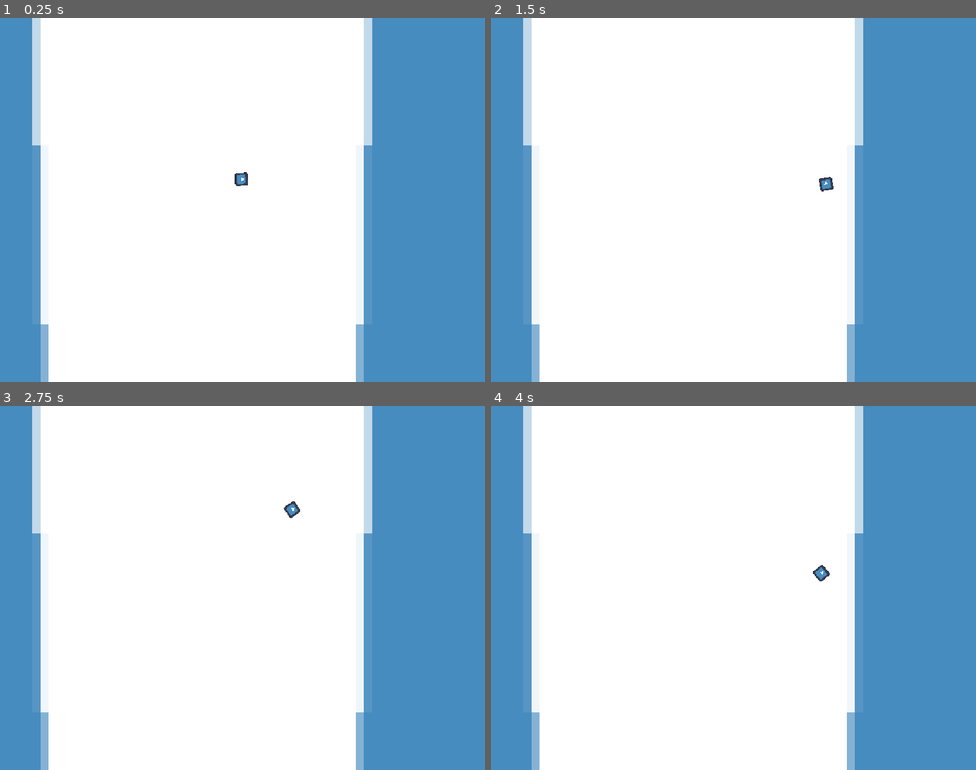
Above: before the commit, frames 1-4 (two rows, left to right).
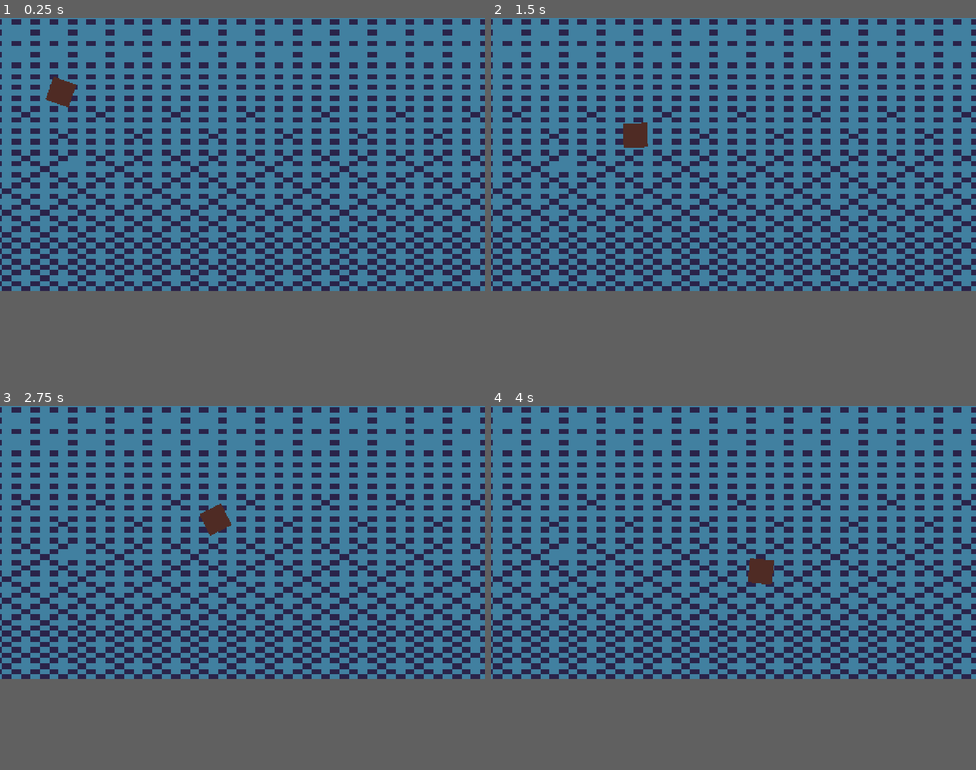
Above: after the commit, the same moments.

Repository: Joey451-OG/5499-Project-1
Game: Godot game, scene res://Scenes/main.tscn
Two runs of this game, one before a commit and one after it. Both use one fixed random seed, a clock stepped at 60 frames per second and the inputs below. The engine's default icon, where the game draws it, is replaced by a stand-in: a white triangle on a blue panel in a dark square.
Inputs (mouse positions are in pixels of both pictures, inside the frame that each line leads up to):
- Up to frame 1 (0.25 s): no input
- Up to frame 2 (1.5 s): move the mouse to (840, 181) at 0.52 s; hold Space (swim) 0.53-1.28 s; move the mouse to (636, 218) at 1.27 s; tap Space (swim) at 1.35 s
- Up to frame 3 (2.75 s): move the mouse to (291, 507) at 2.02 s; hold Space (swim) from 2.03 s (still down)
- Up to frame 4 (4 s): move the mouse to (709, 660) at 2.77 s; release Space (swim) at 2.78 s; tap Space (swim) at 2.85 s; move the mouse to (879, 642) at 3.52 s; hold Space (swim) from 3.53 s (still down)
In our replay, the window is 800x600 before the commit and 800x450 after it. These sizes can differ from the game's own. Grey fills any space a smaller window leaves; there, only what the larger window draws over its background counts as a difference.

The runs differ from the first frame. In frame 1, 84% of the frame differs, in the area x 0-100%, y 0-100%; in frame 2, 84%; in frame 3, 84%; in frame 4, 84%.

Commit message:
PLAYTEST | Changed Game Aspect Ratio
Changed from 4:3 to 16:9. I think this will be better for level design.

Diff:
--- a/Scenes/Player.tscn
+++ b/Scenes/Player.tscn
@@ -1,19 +1,18 @@
 [gd_scene format=3 uid="uid://vmtniiwn1oht"]
 
 [ext_resource type="Script" uid="uid://qom3mmmkhbk4" path="res://Scripts/gdscript/player.gd" id="1_kyqiw"]
-[ext_resource type="Texture2D" uid="uid://dtu4v8edkktht" path="res://icon.svg" id="2_gntrk"]
+[ext_resource type="Texture2D" uid="uid://chm11bc24leeu" path="res://Assets/DEV/DEV_player.png" id="2_kyqiw"]
 
 [sub_resource type="RectangleShape2D" id="RectangleShape2D_sj43t"]
-size = Vector2(129, 129)
+size = Vector2(329.99915, 329.99915)
 
 [node name="Player" type="CharacterBody2D" unique_id=934692645]
 script = ExtResource("1_kyqiw")
 
 [node name="Sprite2D" type="Sprite2D" parent="." unique_id=1371421923]
-scale = Vector2(0.20000052, 0.20000052)
-texture = ExtResource("2_gntrk")
+texture = ExtResource("2_kyqiw")
 
 [node name="CollisionShape2D" type="CollisionShape2D" parent="." unique_id=802217270]
-position = Vector2(-0.5, 0.5)
+position = Vector2(-1.9073486e-06, 1.9073486e-06)
 scale = Vector2(0.20000052, 0.20000052)
 shape = SubResource("RectangleShape2D_sj43t")
--- a/Scenes/main.tscn
+++ b/Scenes/main.tscn
@@ -1,14 +1,19 @@
 [gd_scene format=3 uid="uid://cx1jv6jad3xxh"]
 
-[ext_resource type="Texture2D" uid="uid://dtu4v8edkktht" path="res://icon.svg" id="1_bo1nx"]
+[ext_resource type="Texture2D" uid="uid://dexlpc5fdvfff" path="res://Assets/DEV/DEV_background.png" id="1_bo1nx"]
 [ext_resource type="PackedScene" uid="uid://vmtniiwn1oht" path="res://Scenes/Player.tscn" id="1_jjgbg"]
 
 [node name="Node2D" type="Node2D" unique_id=1050794869]
 
-[node name="Icon" type="Sprite2D" parent="." unique_id=318964831]
-position = Vector2(400, 606.00006)
-scale = Vector2(16.844643, -353.79745)
+[node name="DevBackground" type="Sprite2D" parent="." unique_id=666079147]
+texture_repeat = 2
+position = Vector2(624.25, 348.5)
+scale = Vector2(24.74219, 14.390625)
 texture = ExtResource("1_bo1nx")
 
 [node name="Player" parent="." unique_id=934692645 instance=ExtResource("1_jjgbg")]
-position = Vector2(478, 319)
+position = Vector2(161, 158)
+
+[node name="Camera2D" type="Camera2D" parent="." unique_id=179472342]
+editor_description = "0,0 offset (640, 360) @ scale = 1"
+position = Vector2(640, 360)
--- a/Scripts/gdscript/player.gd
+++ b/Scripts/gdscript/player.gd
@@ -14,10 +14,10 @@
 	look_at(get_global_mouse_position())
 	velocity = transform.x * Input.get_action_strength("swim") * VELCOCITY_IMPULSE
 
-	# sinking
-	#if not Input.is_action_pressed("swim"):
-		#velocity.y += VELCOCITY_IMPULSE * 0.5
-	#
+	 #sinking
+	if not Input.is_action_pressed("swim"):
+		velocity.y += VELCOCITY_IMPULSE * 0.5
+
 
 	move_and_slide()
 
--- a/project.godot
+++ b/project.godot
@@ -17,7 +17,7 @@
 
 [display]
 
-window/size/viewport_width=960
+window/size/viewport_width=1280
 window/size/viewport_height=720
 window/size/initial_position_type=0
 window/stretch/mode="canvas_items"
Binary file added: Assets/Asesprite/background.aseprite
Binary file added: Assets/Asesprite/player.aseprite
Binary file added: Assets/DEV/DEV_background.png
Not shown, added: Assets/DEV/DEV_background.png.import
Binary file added: Assets/DEV/DEV_player.png
Not shown, added: Assets/DEV/DEV_player.png.import
